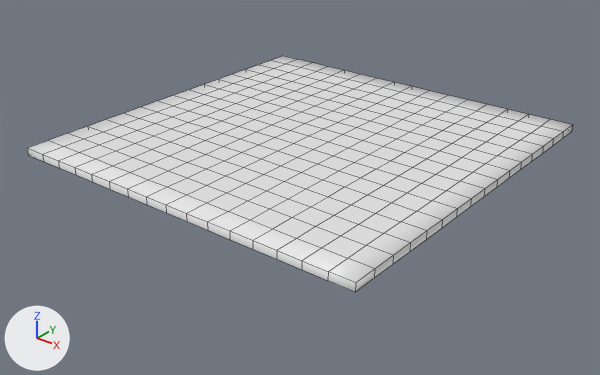
The Blender file assets/units/pd2_mod_wz/terrain/landscape/landscape_main.blend, before and after one commit.
Rendered twice from a 50 mm camera at (-827.4, -1106.9, 181.6) aimed at (-949.2, -954.7, 87.3). The axes (+X, +Y, +Z) are drawn at lower left. The lights are the same throughout. Mesh edges are drawn as thin lines. The same objects are shown in both versions, whatever each file hides. Objects named as collision shapes, trigger or cutter boxes, shadow casters or lower levels of detail are left out.

The older version as bpy lines, for what is in view:
```python
me_plane_003 = bpy.data.meshes.new('Plane.003')
me_plane_003.from_pydata(...)  # 289 vertices, 256 faces; spans x -50.0..50.0, y -50.0..50.0, z 0.0
me_plane_003.polygons.foreach_set('use_smooth', [True] * 256)
me_plane_003.materials.append(mat_mat_mat)  # its picture is missing
ob_g_landscape_lod1 = bpy.data.objects.new('g_landscape_lod1', me_plane_003)
ob_g_landscape_lod1.parent = ob_rp_landscape
ob_g_landscape_lod1.location = (-950.0, -950.0, 100.0)
_m = ob_g_landscape_lod1.modifiers.new('Shrinkwrap', 'SHRINKWRAP')
_m.wrap_method = 'PROJECT'
_m.target = ob_mega_landscape
_m.use_project_z = True
_m.use_negative_direction = True
_m = ob_g_landscape_lod1.modifiers.new('Solidify', 'SOLIDIFY')
_m.thickness = 2.0
_m.use_rim_only = True
```
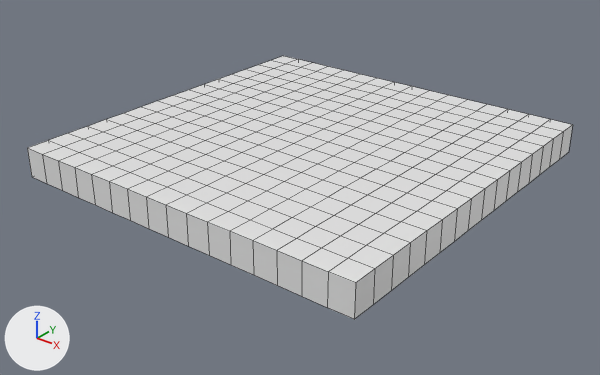
The change in detail:
Object 'g_landscape_lod1' (ob_g_landscape_lod1) has a SOLIDIFY modifier named 'Solidify'.
On modifier 'Solidify' of object 'g_landscape_lod1' (ob_g_landscape_lod1), thickness goes from 2.0 to 8.0.
Object 'g_landscape_lod1' (ob_g_landscape_lod1) gains a EDGE_SPLIT modifier named 'EdgeSplit'.
Modifier setting: split_angle = 1.396.

What differs and where, as boxes [x1, y1, x2, y2] in the pictures (600 x 375 px):
'g_landscape_lod1', modifiers changed (11% taller): before [27, 56, 573, 292]; after [27, 56, 573, 319]
